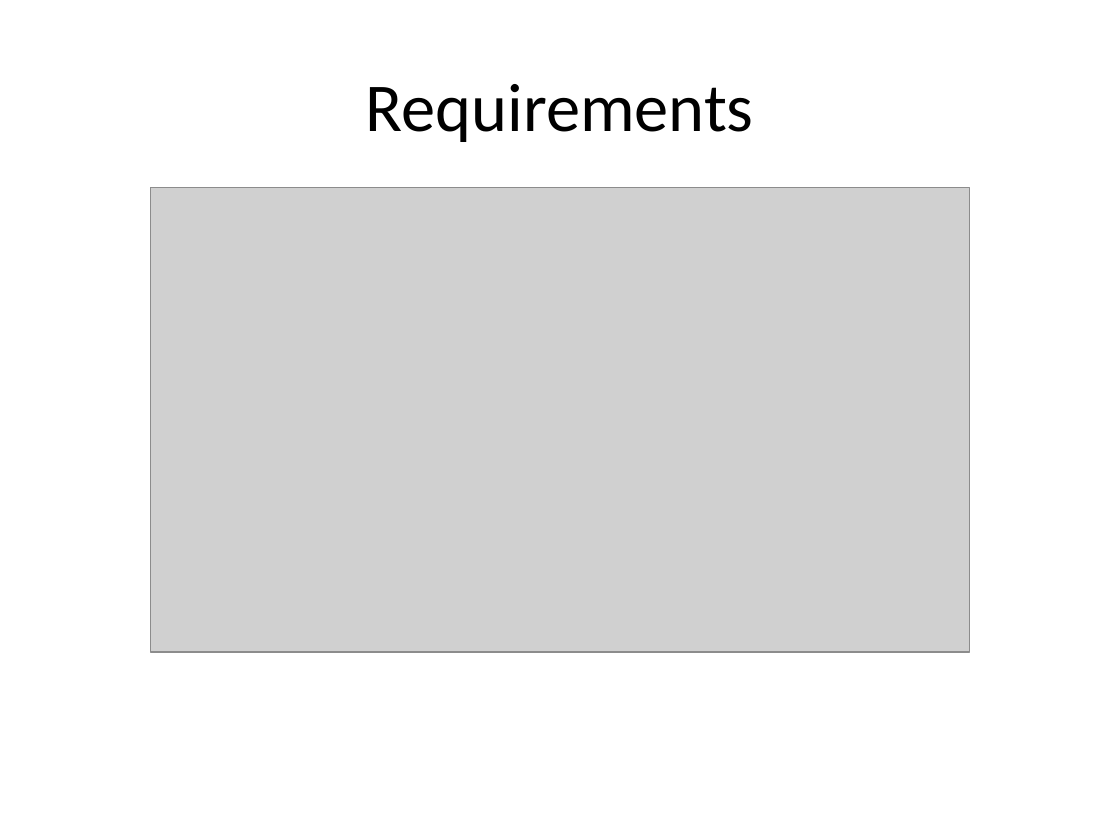
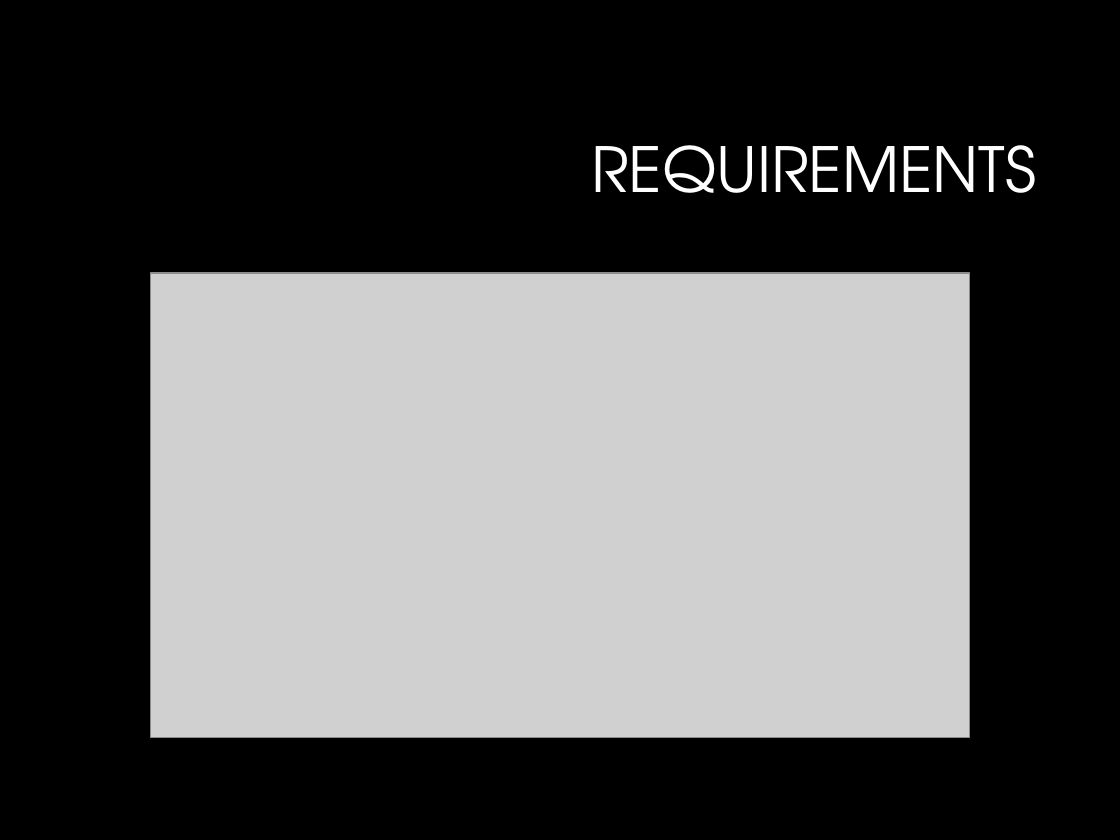
Before and after one commit to NateChristiansen/SeniorProject, a slide deck: slide 4 of Documents/Presentations/Presentation1.pptx. Drawn at 1120x840 pixels with LibreOffice and Linux fonts; fonts in the diff are those of the drawing; grey boxes stand for pictures; background and template pictures are left out. Boxes give left, top, right and bottom in pixels: in the first picture for what was removed or moved away, otherwise in the second. Text is boxed around its words. In the diff, an @@ line names an element or a change of style, - is before the commit and + after.

```diff
--- a/Documents/Presentations/Presentation1.pptx
+++ b/Documents/Presentations/Presentation1.pptx
@@ background #FFFFFF to #000000 @@
@@ title at (x1=591, y1=145, x2=1036, y2=193): text changed; size 44 to 40 pt; font Calibri to TeX Gyre Adventor; text colour #000000 to #FFFFFF @@
-Requirements
+REQUIREMENTS
@@ picture moved from (x1=150, y1=188, x2=969, y2=653) to (x1=150, y1=273, x2=969, y2=738) @@
```
Also in this commit, not shown: 12 other slides changed.
